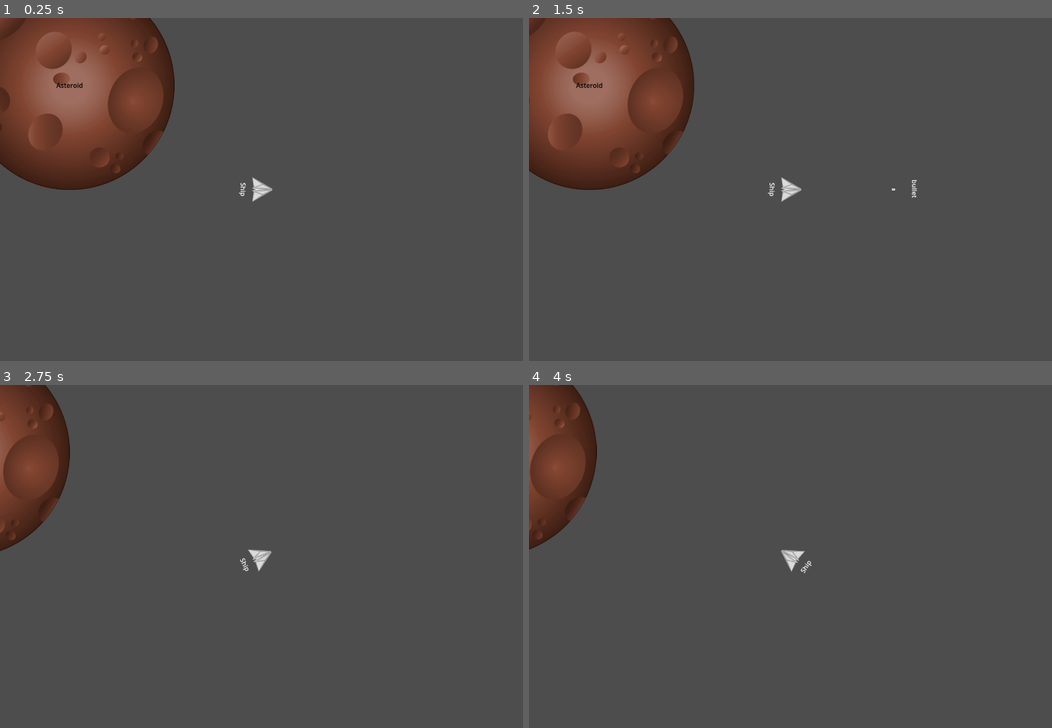
Above: before the commit, frames 1-4 (two rows, left to right).
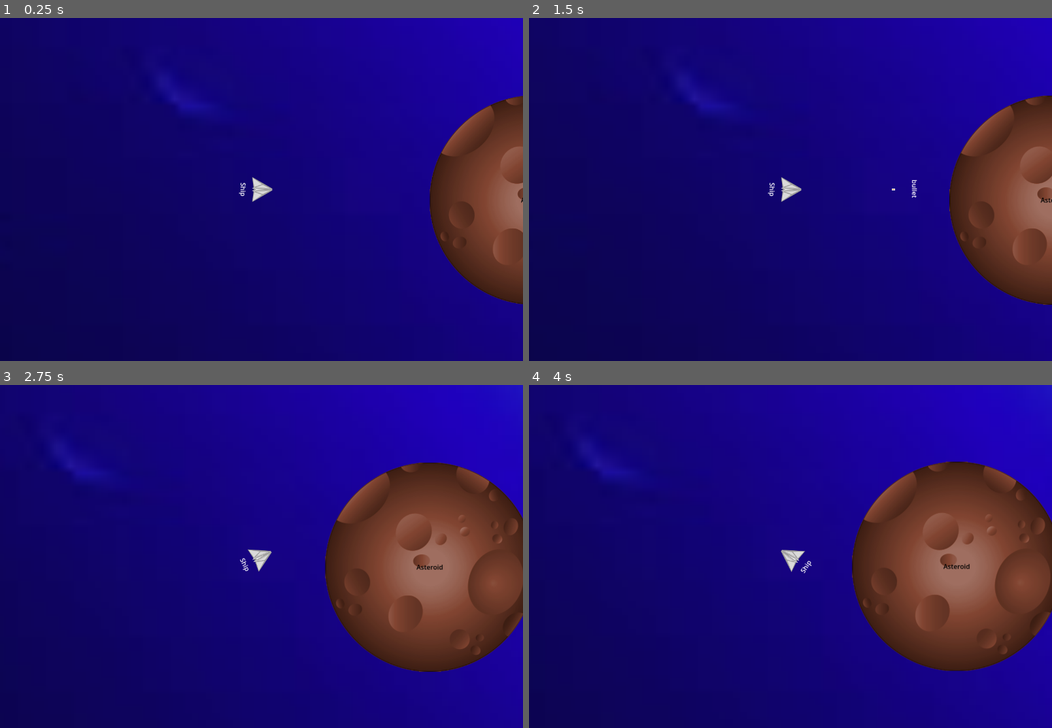
Above: after the commit, the same moments.

Repository: TixonSc/Space-Battle
Game: Godot game, scene res://Game/game.tscn
Two runs of this game, one before a commit and one after it. Both use one fixed random seed, a clock stepped at 60 frames per second and the inputs below.
Inputs:
- Up to frame 1 (0.25 s): no input
- Up to frame 2 (1.5 s): tap Enter at 0.5 s; hold X (anchor) 0.53-1.28 s; hold W (move_forward) from 0.53 s (still down); tap Space (shoot) at 1.35 s
- Up to frame 3 (2.75 s): release W (move_forward) at 2.03 s; hold A (rotate_left) from 2.03 s (still down); hold X (anchor) from 2.03 s (still down)
- Up to frame 4 (4 s): release X (anchor) at 2.78 s; tap Space (shoot) at 2.85 s; release A (rotate_left) at 3.53 s; hold S (move_back) from 3.53 s (still down); hold X (anchor) from 3.53 s (still down)

The runs differ from the first frame. In frame 1, 100% of the frame differs, in the area x 0-100%, y 0-100%; in frame 2, 100%; in frame 3, 100%; in frame 4, 100%.

Commit message:
day mini updates

Diff:
--- a/src/Asteroid/asteroid.gd
+++ b/src/Asteroid/asteroid.gd
@@ -4,10 +4,10 @@
 @export var size_lvl = 6
 
 func _ready():
-	mass = circle_volume($CollisionShape2D.shape.radius) * 2.1 # density of stone
-	durability_cap = float(pow(mass, 1.0/2.0)) * 2 # dur of stone
+	mass = circle_volume($CollisionShape2D.shape.radius) * material_density # density of stone
+	durability_cap = mass * material_density # dur of stone
 	durability = durability_cap
 	my__info()
 
 func circle_volume(radius):
-	return 4*PI*pow(radius, 3) / 3
+	return 4*PI*pow(radius, 2.3) / size_lvl
--- a/src/Asteroid/asteroid.tscn
+++ b/src/Asteroid/asteroid.tscn
@@ -10,6 +10,8 @@
 [node name="Asteroid" instance=ExtResource("1_8vji2")]
 script = ExtResource("2_s3alt")
 size_lvl = 6
+material_density = 1.4
+damage_boost = 0.7
 
 [node name="Label" parent="." index="0"]
 modulate = Color(0, 0, 0, 1)
--- a/src/BaseObject/base_object.gd
+++ b/src/BaseObject/base_object.gd
@@ -1,38 +1,49 @@
 class_name BaseObject
 extends RigidBody2D
 
-@export var material_density = 1
-@export var durability_cap = 1
+@export var material_density = 1.0
+@export var damage_boost = 1.0
 
+var durability_cap
 var durability
 
 func _ready():
+	_init_mass()
+	durability_cap = mass * material_density
 	durability = durability_cap
 	my__info()
 
 
+func _init_mass():
+	mass = 1
+
 func my__info():
-	print(" _INFO_ " + str(name) + " dur: " + str(durability) + " mass: " + str(mass))
+	print("\n_SPAWN_INFO_ " + str(name) + "\n\tdur: " + str(durability) + "\n\tmass: " + str(mass))
 
 func destruct():
-	print(str(name) + " DESTRUCTED.")
+	print("\tDESTRUCTED " + str(name))
 	queue_free()
 
 func take_damage(damage):
-	print(name + " TAKE_DAMAGE " + str(damage))
-	print(name + " DP: " + str(durability))
 	if (damage > durability):
 		destruct()
 	else:
 		durability -= damage
 
 func damage_calculate(body):
-	var difference = body.linear_velocity.distance_to(linear_velocity)
-	print("\t\t" + str(difference) + "  DIFF")
-	var damage = difference * get_process_delta_time()
+	const K = 1000
+	var diff = (impulse() + body.impulse()) / (mass + body.mass)
+	var damage = (
+		(impulse().length() - diff.length())
+		/ K * body.damage_boost / material_density * body.material_density
+	)
+	print("\tCALC_DAMAGE:" + str(damage))
 	return damage
 
+func impulse() -> Vector2:
+	return linear_velocity * mass
+
 func _on_body_entered(body: BaseObject):
-	print(name + " _on_body_entered by " + body.name)
-	body.take_damage(damage_calculate(body))
-	print("_" + name + "_on_body_entered.")
+	print("\n" + name + " _on_body_entered()")
+	take_damage(damage_calculate(body))
+	print("\t\t" + name + " -end.\n")
--- a/src/Bullet/bullet.gd
+++ b/src/Bullet/bullet.gd
@@ -1,12 +1,10 @@
 class_name Bullet
 extends BaseObject
 
-var damage_boost = 5
-
 func _ready():
 	var vol = $CollisionShape2D.shape.size
-	mass = (vol.x * vol.y * vol.y) * 4.5 # density of bullet
-	durability_cap = float(mass) / damage_boost # dur of bullet
+	mass = (vol.x * vol.y * vol.y) * material_density # density of bullet
+	durability_cap = mass * material_density
 	durability = durability_cap
 	my__info()
 
@@ -14,8 +12,6 @@
 	if (linear_velocity.length() < 1/delta):
 		destruct()
 
-func damage_calculate(body):
-	var difference = body.linear_velocity.distance_to(linear_velocity)
-	print("\t" + str(difference) + " its DIFF")
-	var damage = difference * get_process_delta_time()
-	return damage * damage_boost
+func _init_mass():
+	var vol = $CollisionShape2D.shape.size
+	mass = (vol.x * vol.y * vol.y) * material_density # density of bullet
--- a/src/Bullet/bullet.tscn
+++ b/src/Bullet/bullet.tscn
@@ -9,6 +9,8 @@
 
 [node name="Bullet" instance=ExtResource("1_7k7no")]
 script = ExtResource("2_eswpy")
+material_density = 4.5
+damage_boost = 6
 
 [node name="Label" parent="." index="0"]
 rotation = 1.57079
--- a/src/Game/game.gd
+++ b/src/Game/game.gd
@@ -8,7 +8,7 @@
 func _ready():
 	player = get_tree().get_first_node_in_group("player")
 	assert(player!=null)
-	player.global_position = player_spawn_pos.global_position
+	player.position = player_spawn_pos.position
 	player.bullet_shot.connect(_on_player_bullet_shot)
 
 func _on_player_bullet_shot(bullet_scene, location, direction: Vector2, bullet_velocity):
--- a/src/Game/game.tscn
+++ b/src/Game/game.tscn
@@ -1,14 +1,14 @@
-[gd_scene load_steps=4 format=3 uid="uid://cdobsxu1ctdge"]
+[gd_scene load_steps=5 format=3 uid="uid://cdobsxu1ctdge"]
 
 [ext_resource type="Script" path="res://Game/game.gd" id="1_ay4um"]
 [ext_resource type="PackedScene" uid="uid://b62hukwybepk4" path="res://Player/player.tscn" id="3_tymla"]
+[ext_resource type="Texture2D" uid="uid://kotjgvdxrqvy" path="res://vector-planet-space-meteors-wallpaper-preview.jpg" id="4_s2tv3"]
 [ext_resource type="PackedScene" uid="uid://df6nunsos8ffp" path="res://Asteroid/asteroid.tscn" id="4_xx6cr"]
 
 [node name="Game" type="Node2D"]
 script = ExtResource("1_ay4um")
 
 [node name="PlayerSpawnPos" type="Marker2D" parent="."]
-position = Vector2(469, 255)
 
 [node name="BulletContainer" type="Node2D" parent="."]
 
@@ -19,3 +19,13 @@
 [node name="AsteroidContainer" type="Node" parent="."]
 
 [node name="Asteroid" parent="." instance=ExtResource("4_xx6cr")]
+position = Vector2(668, 26)
+
+[node name="ParallaxBackground" type="ParallaxBackground" parent="."]
+
+[node name="ParallaxLayer" type="ParallaxLayer" parent="ParallaxBackground"]
+
+[node name="Sprite2D" type="Sprite2D" parent="ParallaxBackground/ParallaxLayer"]
+texture_repeat = 2
+scale = Vector2(17, 17)
+texture = ExtResource("4_s2tv3")
--- a/src/Player/player.gd
+++ b/src/Player/player.gd
@@ -11,6 +11,12 @@
 const COOLDAWN = 0.17
 var timer = COOLDAWN
 
+
+func _ready():
+	durability_cap = 4000 * material_density
+	durability = durability_cap
+	my__info()
+
 func _process(delta):
 	if delta > timer:
 		if Input.is_action_pressed("shoot"):
@@ -19,6 +25,7 @@
 		timer -= delta
 	_move()
 	_rotate()
+
 
 func _move():
 	var direction = Vector2(cos(rotation), sin(rotation))
--- a/src/Player/player.tscn
+++ b/src/Player/player.tscn
@@ -13,7 +13,8 @@
 angular_damp = 2.0
 script = ExtResource("2_hgwyf")
 bullet_velocity = 2048
-durability_cap = 4000
+material_density = 3.0
+damage_boost = 2.0
 
 [node name="Label" parent="." index="0"]
 offset_left = -48.6659
Binary file added: src/vector-planet-space-meteors-wallpaper-preview.jpg
Not shown, added: src/vector-planet-space-meteors-wallpaper-preview.jpg.import
Not shown, added: src/WBV43AA.tmp
